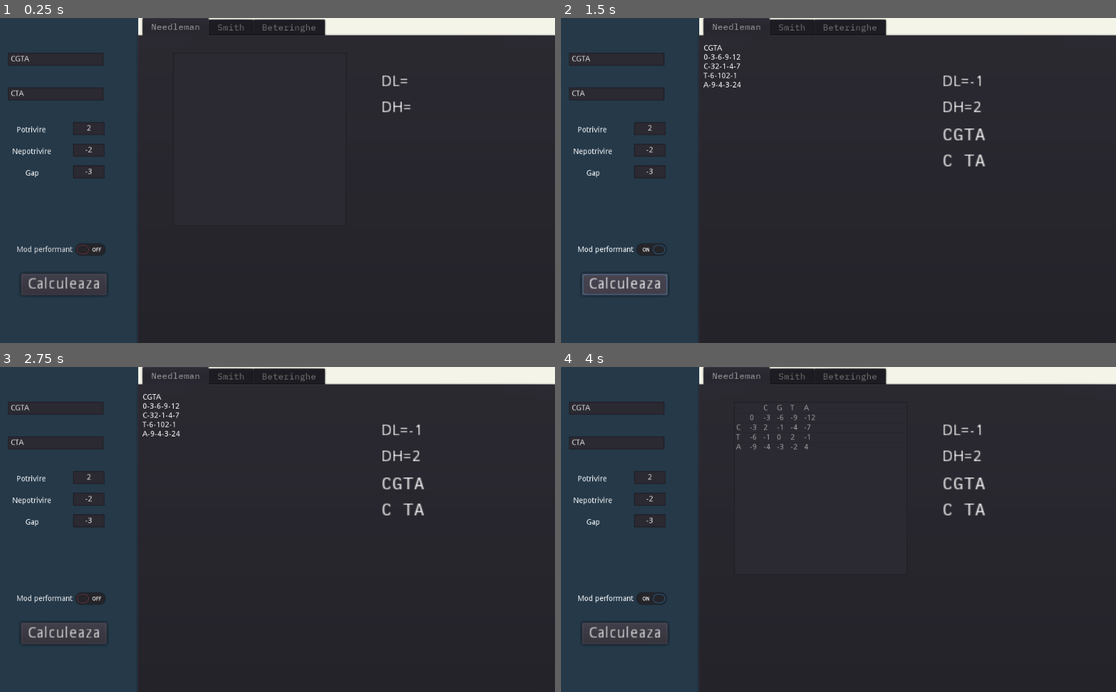
Above: before the commit, frames 1-4 (two rows, left to right).
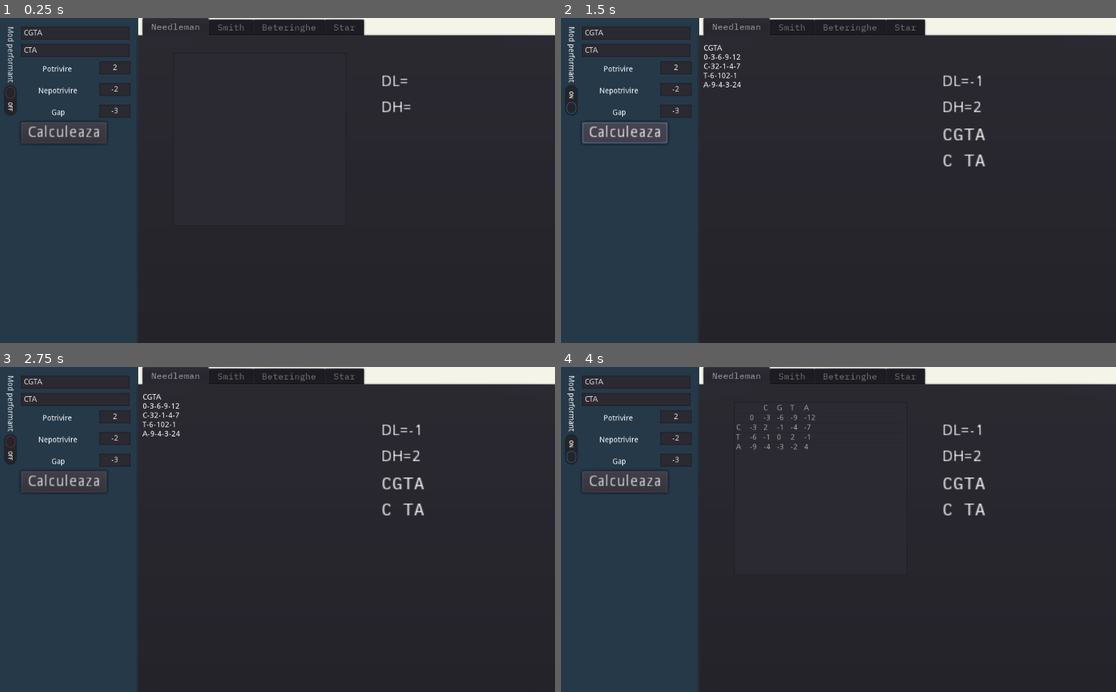
Above: after the commit, the same moments.

Repository: Drawsi/Bioinformatica
Game: Godot game, scene res://Main.tscn
The game is run twice, just before and just after one commit, with the same random seed, the same clock (stepped at 60 frames per second) and the same inputs.
Inputs:
- Up to frame 1 (0.25 s): no input
- Up to frame 2 (1.5 s): click "Mod performant" at 0.5 s; click "Calculeaza" at 1.25 s
- Up to frame 3 (2.75 s): click "Mod performant" at 2 s
- Up to frame 4 (4 s): click "Calculeaza" at 2.75 s; click "Mod performant" at 3.5 s

The runs differ from the first frame. In frame 1, 2.9% of the frame differs, in the area x 0-66%, y 0-85%; in frame 2, 3.8%, in the area x 0-66%, y 0-86%; in frame 3, 2.9%; in frame 4, 2.9%.

Commit message:
Version-2.6
Currently working on the Star system of analyzing the values of sequences compared to each other.

Diff:
--- /dev/null
+++ b/Global.gd
@@ -0,0 +1,21 @@
+extends Node2D
+
+onready var s1 = get_node("SidePanel")
+onready var s2 = get_node("SidePanel/S2")
+onready var pot = get_node("SidePanel/P")
+onready var nepot = get_node("SidePanel/N")
+onready var gap = get_node("SidePanel/G")
+var block = load("res://Nr_Block.tscn")
+var seq1 = ""
+var seq2 = ""
+var seq_max
+
+var s1_txt
+var s2_txt
+var height = 0
+var width = 0
+var p
+var n
+var g
+
+var performance = false
--- a/Main.gd
+++ /dev/null
@@ -1 +0,0 @@
-extends Node2D
--- a/Main.tscn
+++ b/Main.tscn
@@ -1,9 +1,10 @@
-[gd_scene load_steps=6 format=2]
+[gd_scene load_steps=7 format=2]
 
 [ext_resource path="res://Algorithms/Smith.gd" type="Script" id=1]
 [ext_resource path="res://IBM.tres" type="DynamicFont" id=2]
 [ext_resource path="res://Algorithms/Needleman.gd" type="Script" id=3]
 [ext_resource path="res://Algorithms/Beteringhe.gd" type="Script" id=4]
+[ext_resource path="res://Star.gd" type="Script" id=5]
 
 [sub_resource type="StyleBoxEmpty" id=1]
 
@@ -17,9 +18,6 @@
 [node name="SidePanel" type="Control" parent="."]
 margin_right = 256.0
 margin_bottom = 600.0
-__meta__ = {
-"_edit_use_anchors_": false
-}
 
 [node name="ColorRect" type="ColorRect" parent="SidePanel"]
 anchor_right = 1.0
@@ -27,26 +25,26 @@
 color = Color( 0.14902, 0.227451, 0.290196, 1 )
 
 [node name="S1" type="LineEdit" parent="SidePanel"]
-margin_left = 16.0
-margin_top = 64.0
-margin_right = 192.0
-margin_bottom = 88.0
+margin_left = 40.0
+margin_top = 16.0
+margin_right = 240.0
+margin_bottom = 40.0
 text = "CGTA"
 placeholder_text = "Prima secventa"
 
 [node name="S2" type="LineEdit" parent="SidePanel"]
-margin_left = 16.0
-margin_top = 128.0
-margin_right = 192.0
-margin_bottom = 152.0
+margin_left = 40.0
+margin_top = 48.0
+margin_right = 240.0
+margin_bottom = 72.0
 text = "CTA"
 placeholder_text = "A doua secventa"
 
 [node name="P" type="LineEdit" parent="SidePanel"]
-margin_left = 136.0
-margin_top = 192.0
-margin_right = 194.0
-margin_bottom = 216.0
+margin_left = 184.0
+margin_top = 80.0
+margin_right = 242.0
+margin_bottom = 104.0
 text = "2"
 align = 1
 
@@ -58,10 +56,10 @@
 text = "Potrivire"
 
 [node name="N" type="LineEdit" parent="SidePanel"]
-margin_left = 136.0
-margin_top = 232.0
-margin_right = 194.0
-margin_bottom = 256.0
+margin_left = 184.0
+margin_top = 120.0
+margin_right = 242.0
+margin_bottom = 144.0
 text = "-2"
 align = 1
 
@@ -73,10 +71,10 @@
 text = "Nepotrivire"
 
 [node name="G" type="LineEdit" parent="SidePanel"]
-margin_left = 136.0
-margin_top = 272.0
-margin_right = 194.0
-margin_bottom = 296.0
+margin_left = 184.0
+margin_top = 160.0
+margin_right = 242.0
+margin_bottom = 184.0
 text = "-3"
 align = 1
 
@@ -88,19 +86,20 @@
 text = "Gap"
 
 [node name="CheckButton" type="CheckButton" parent="SidePanel"]
-margin_left = 24.0
-margin_top = 408.0
-margin_right = 207.0
-margin_bottom = 448.0
+margin_left = 40.0
+margin_top = 8.0
+margin_right = 223.0
+margin_bottom = 48.0
+rect_rotation = 89.9999
 custom_styles/focus = SubResource( 1 )
 text = "Mod performant"
 align = 1
 
 [node name="Calc" type="Button" parent="SidePanel"]
 margin_left = 40.0
-margin_top = 472.0
+margin_top = 192.0
 margin_right = 119.0
-margin_bottom = 492.0
+margin_bottom = 212.0
 rect_scale = Vector2( 2, 2 )
 text = "Calculeaza"
 
@@ -178,7 +177,7 @@
 anchor_right = 1.0
 anchor_bottom = 1.0
 margin_left = 4.0
-margin_top = 40.0
+margin_top = 32.0
 margin_right = -4.0
 margin_bottom = -4.0
 script = ExtResource( 1 )
@@ -317,6 +316,70 @@
 rect_scale = Vector2( 2, 2 )
 custom_fonts/font = ExtResource( 2 )
 
+[node name="Star" type="Tabs" parent="TabContainer"]
+visible = false
+anchor_right = 1.0
+anchor_bottom = 1.0
+margin_left = 4.0
+margin_top = 40.0
+margin_right = -4.0
+margin_bottom = -4.0
+script = ExtResource( 5 )
+
+[node name="Line2D" type="Line2D" parent="TabContainer/Star"]
+points = PoolVector2Array( 124, 152, 508, 152, 132, 400, 316, 32, 508, 400, 132, 160 )
+joint_mode = 1
+begin_cap_mode = 2
+end_cap_mode = 2
+
+[node name="Label" type="Label" parent="TabContainer/Star"]
+margin_left = 300.0
+margin_top = 200.0
+margin_right = 340.0
+margin_bottom = 222.0
+custom_fonts/font = ExtResource( 2 )
+text = "1"
+
+[node name="Label2" type="Label" parent="TabContainer/Star"]
+margin_left = 116.0
+margin_top = 144.0
+margin_right = 156.0
+margin_bottom = 166.0
+custom_fonts/font = ExtResource( 2 )
+text = "2"
+
+[node name="Label3" type="Label" parent="TabContainer/Star"]
+margin_left = 500.0
+margin_top = 144.0
+margin_right = 540.0
+margin_bottom = 166.0
+custom_fonts/font = ExtResource( 2 )
+text = "3"
+
+[node name="Label4" type="Label" parent="TabContainer/Star"]
+margin_left = 124.0
+margin_top = 384.0
+margin_right = 164.0
+margin_bottom = 406.0
+custom_fonts/font = ExtResource( 2 )
+text = "4"
+
+[node name="Label5" type="Label" parent="TabContainer/Star"]
+margin_left = 300.0
+margin_top = 24.0
+margin_right = 340.0
+margin_bottom = 46.0
+custom_fonts/font = ExtResource( 2 )
+text = "5"
+
+[node name="Label6" type="Label" parent="TabContainer/Star"]
+margin_left = 492.0
+margin_top = 384.0
+margin_right = 532.0
+margin_bottom = 406.0
+custom_fonts/font = ExtResource( 2 )
+text = "6"
+
 [connection signal="pressed" from="SidePanel/CheckButton" to="TabContainer/Needleman" method="_on_CheckButton_pressed"]
 [connection signal="pressed" from="SidePanel/CheckButton" to="TabContainer/Smith" method="_on_CheckButton_pressed"]
 [connection signal="pressed" from="SidePanel/CheckButton" to="TabContainer/Beteringhe" method="_on_CheckButton_pressed"]
--- /dev/null
+++ b/Star.gd
@@ -0,0 +1,90 @@
+extends Tabs
+
+onready var s1 = get_node("../../SidePanel/S1")
+onready var s2 = get_node("../../SidePanel/S2")
+onready var pot = get_node("../../SidePanel/P")
+onready var nepot = get_node("../../SidePanel/N")
+onready var gap = get_node("../../SidePanel/G")
+var block = load("res://Nr_Block.tscn")
+var matrix = []
+var seq1 = ""
+var seq2 = ""
+var seq_max
+
+var s1_txt
+var s2_txt
+var height = 0
+var width = 3
+var p
+var n
+var g
+
+var performance = false
+var s = ["CGT",
+		 "ACT",
+		 "CCG",
+		 "TCA",
+		 "AGT"]
+
+
+func png_test(x,y):
+	#				Rewrite in order for the gap to work
+	var score = 0
+	for a in 3:
+		if x[a]!=y[a]:
+			score=score+p
+		elif x[a]==y[a]:
+			score=score+n
+		else:
+			score=score+g
+	return -score
+
+func _ready():
+	p = int(pot.get_text())
+	n = int(nepot.get_text())
+	g = int(gap.get_text())
+
+
+	#					Making the matrix
+	for i in s.size():
+		matrix.append([0])
+		for j in s.size():
+			matrix[i].append(0)
+
+
+	#					Creating the values
+	#			:We can make this more performant by combining A with B and removing
+	#			the range(i+1), although this will make things a tad ugly:
+	#A
+	for i in s.size():
+		for j in range(i+1,s.size()):
+			if i!=j:
+				var t = png_test(s[i],s[j])
+				matrix[i][j] = t
+				matrix[j][i] = t
+
+
+	#					Making the T line
+	#B
+	for i in s.size():
+		var sum = 0
+		for j in s.size():
+			var t =  matrix[i][j]
+			sum = sum + t
+			matrix[i][s.size()] = sum
+
+
+	for i in s.size():
+		print(matrix[i])
+
+
+
+
+
+
+#	S1	S2	S3	S4	S5		 T
+#S1	 0	-2	-2	-6	 2		-8
+#S2	-2	 0	-2	-2	 2		-4
+#S3	-2	-2	 0	-2	-6		-12
+#S4	-6	-2	-2	 0	-6		-16
+#S5	 2	 2	-6	-6	 0		-8
--- a/project.godot
+++ b/project.godot
@@ -13,10 +13,6 @@
 config/name="BIOINF-Proiect"
 run/main_scene="res://Main.tscn"
 config/icon="res://icon.png"
-
-[autoload]
-
-Main="*res://Main.gd"
 
 [display]
 
